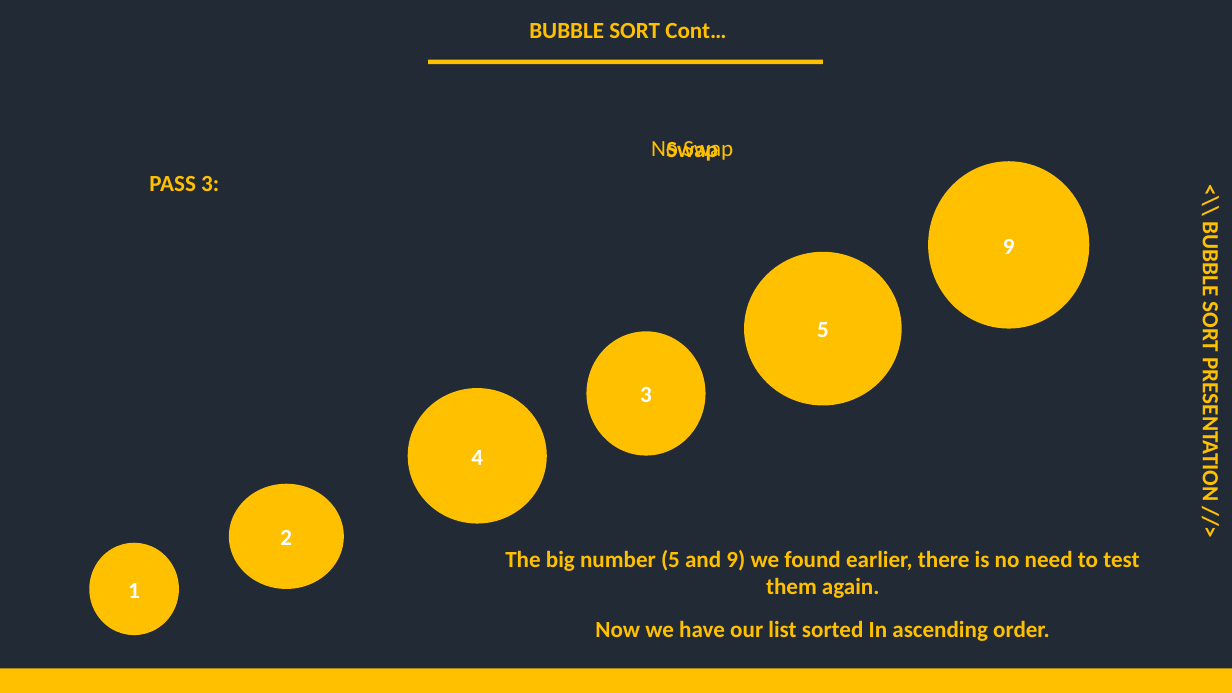
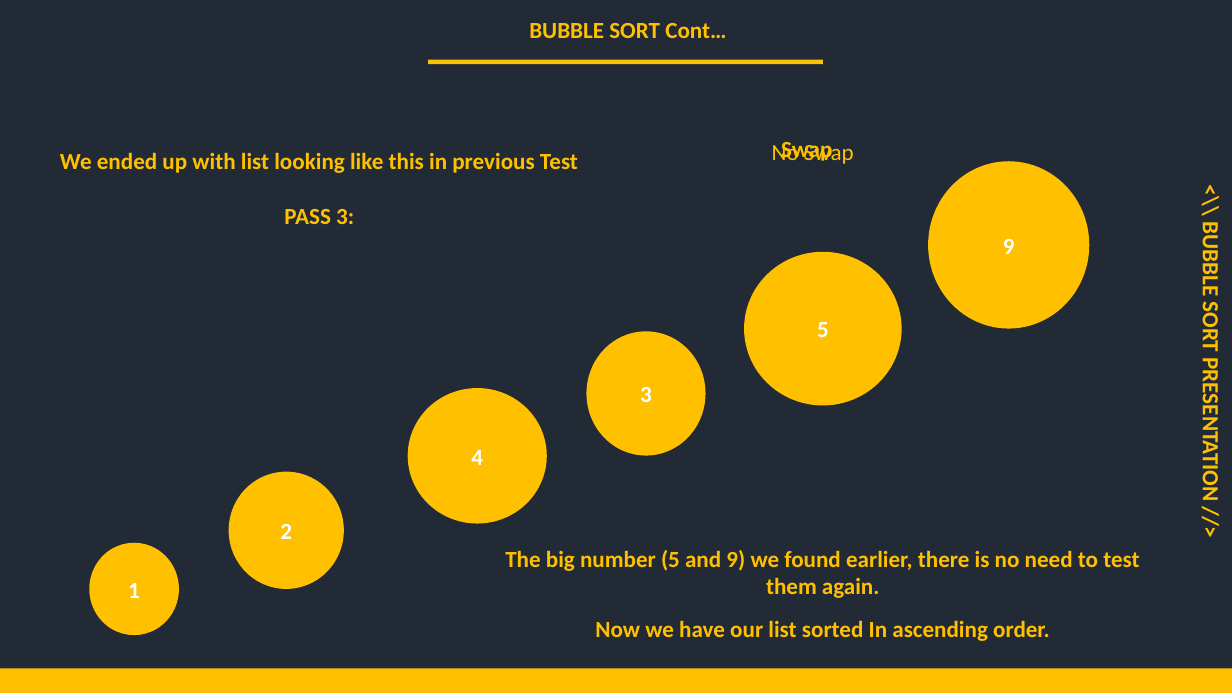
Before and after one commit to mutanganajoseph/Documents, a slide deck: slide 11 of auca/Sem-3/ICP/Assignment/Solution/Group4_Bubble_Sort_Presentation.pptx (slide 4 before the commit). Drawn at 1232x693 pixels with LibreOffice and Linux fonts; fonts in the diff are those of the drawing. Boxes give left, top, right and bottom in pixels: in the first picture for what was removed or moved away, otherwise in the second. Text is boxed around its words. In the diff, an @@ line names an element or a change of style, - is before the commit and + after.

```diff
--- a/auca/Sem-3/ICP/Assignment/Solution/Group4_Bubble_Sort_Presentation.pptx
+++ b/auca/Sem-3/ICP/Assignment/Solution/Group4_Bubble_Sort_Presentation.pptx
@@ text "Swap": place and size @@
-text "Swap" at (666,141,717,161)
+text "Swap" at (781,142,832,161)
@@ text "No Swap": place and size @@
-text "No Swap" at (651,141,733,161)
+text "No Swap" at (772,142,854,164)
@@ text added at (60,152,578,224), 18 pt, text #FFC000, bold @@
+We ended up with list looking like this in previous Test
+PASS 3:
@@ text removed at (149,176,219,191) @@
-PASS 3:
@@ ellipse "2": place and size @@
-ellipse "2" at (229,484,344,590)
+ellipse "2" at (228,471,344,589)
```
Also in this commit, not shown: 2 other slides changed, 11 slides added, 2 other files.
